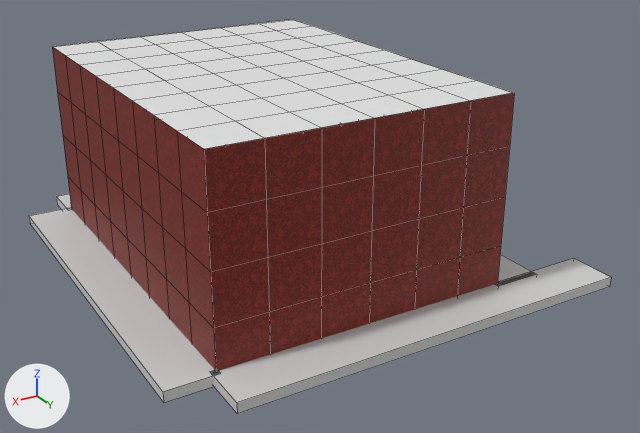
One commit to the Blender file render/scene.blend: the scene before it, then after it.
Both versions are drawn from a camera (50 mm lens) standing at (17.75, 30.82, 16.41) and looking at (0.17, 1.53, 1.76). Lighting does not change. The marker at lower left points along +X, +Y and +Z. Mesh edges are drawn as thin lines on the coarser meshes.

Objects in the first picture: 'Basseboard.001', 'Basseboard.002', 'Ceiling.018', 'Ceiling.024', 'Ceiling.030', 'Ceiling.037', 'Ceiling.038', 'Ceiling.039', 'Ceiling.040', 'Ceiling.041', 'Plane.001', 'Plane.052'.
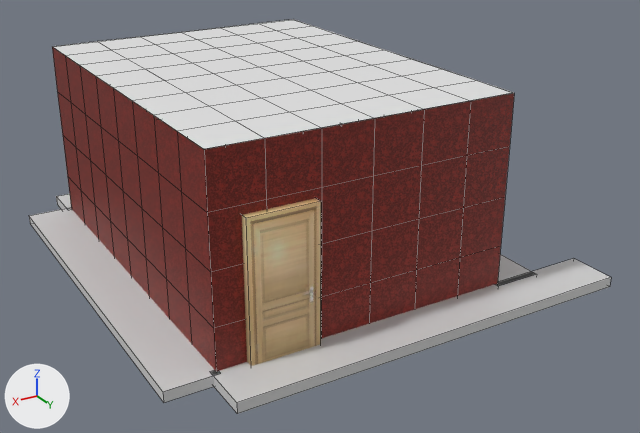
Commit message: Added door

Boxes (x1, y1, x2, y2) around the edits, measured in the pictures (640 x 433 px):
'Door', added (beige)
    after: (242, 198, 321, 366)

Patch to the scene script:
```diff
--- a/render/scene.blend.py
+++ b/render/scene.blend.py
@@ img_door128_jpg @@
+img_door128_jpg = load_image('door128.jpg', 'door128.jpg', 128, 128, 'sRGB')
@@ mat_door @@
+mat_door = principled_material('Door')
+mat_door.texture = img_door128_jpg
@@ me_cube_015 @@
+me_cube_015.from_pydata(...)  # a box spanning x -0.15..0.15, y -1.0..1.0, z -1.24..1.02
+me_cube_015.materials.append(mat_door)  # picture img_door128_jpg
@@ ob_door @@
+ob_door = bpy.data.objects.new('Door', me_cube_015)
+ob_door.location = (5.54, 8.11, 3.11)
+ob_door.rotation_euler = (0.0, 0.0, 4.712)  # degrees (0, 0, 270)
+ob_door.scale = (1.33, 1.33, 2.52)
```
